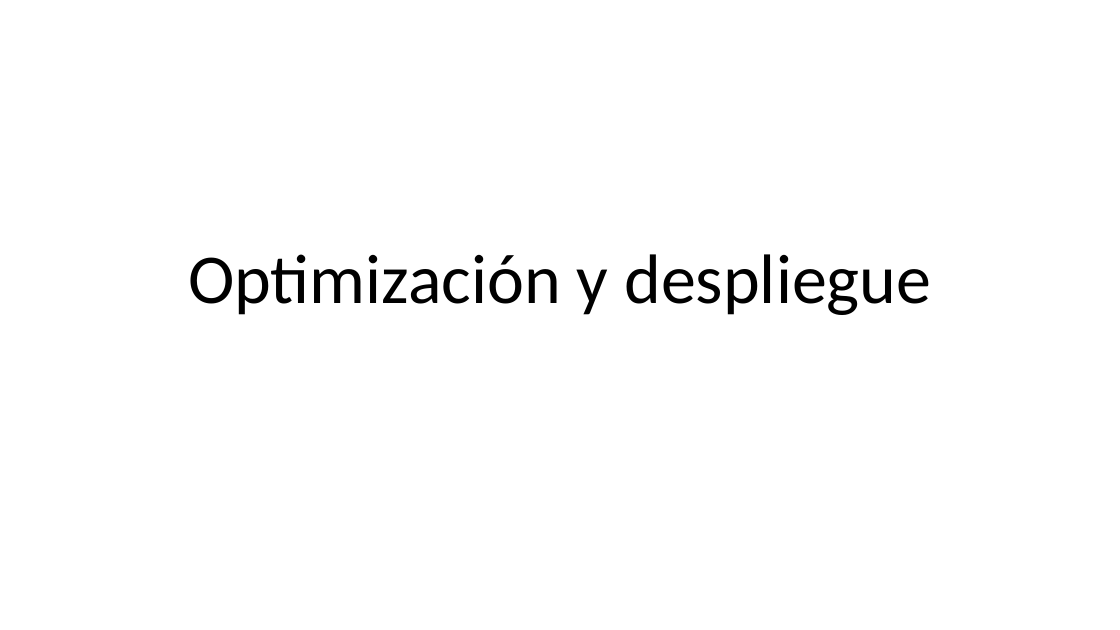
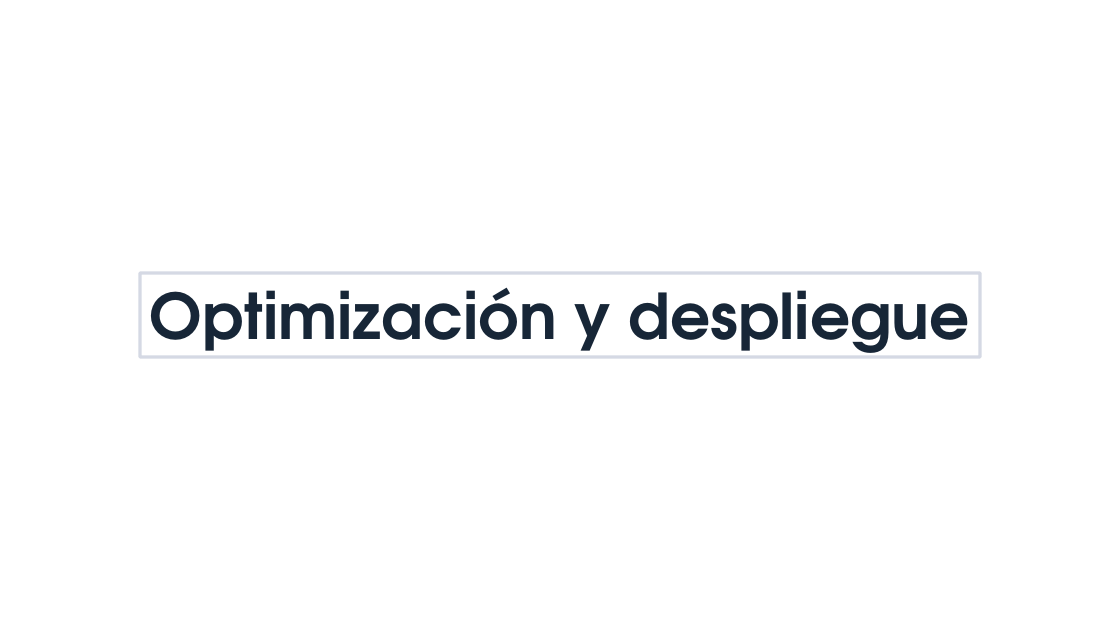
Before and after one commit to 26-jorge-01/ML-Basics, a slide deck: slide 1 of 3. Optimizacion_y_despliegue/4. Optimización y despliegue.pptx. Drawn at 1120x630 pixels with LibreOffice and Linux fonts; fonts in the diff are those of the drawing; background and template pictures are left out. Boxes give left, top, right and bottom in pixels: in the first picture for what was removed or moved away, otherwise in the second. Text is boxed around its words. In the diff, an @@ line names an element or a change of style, - is before the commit and + after.

```diff
--- a/3. Optimizacion_y_despliegue/4. Optimización y despliegue.pptx
+++ b/3. Optimizacion_y_despliegue/4. Optimización y despliegue.pptx
@@ title "Optimización y despliegue" resized from (x1=188, y1=254, x2=931, y2=315) to (x1=140, y1=273, x2=981, y2=357) @@
@@ title "Optimización y despliegue" at (x1=140, y1=273, x2=981, y2=357): size 60 to 54 pt, font Calibri to TeX Gyre Adventor, text colour #000000 to #172637, bold on; fill none to #FFFFFF; outline none to #061E60 2.75 pt @@
```
Also in this commit, not shown: 10 other slides changed, 2 other files.
